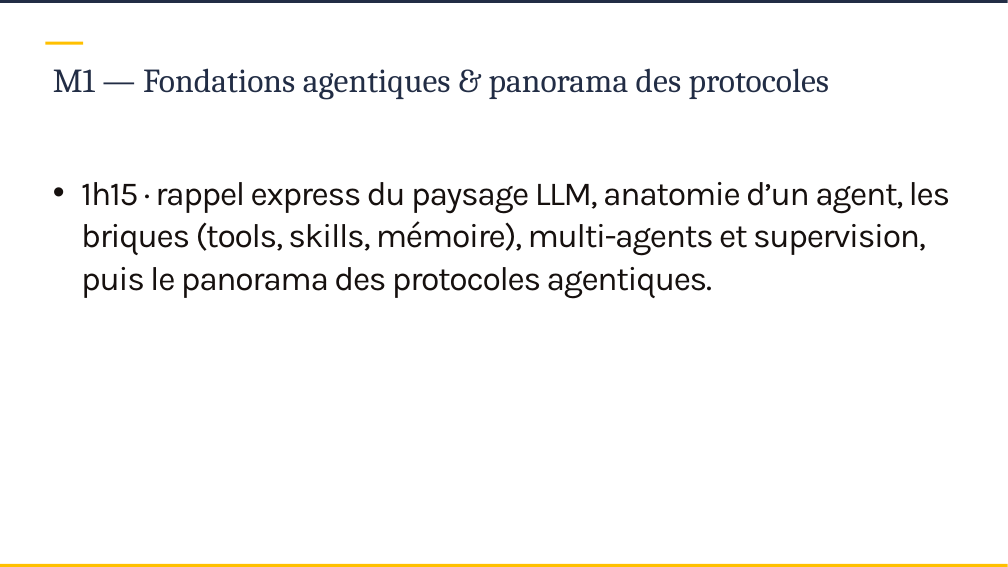
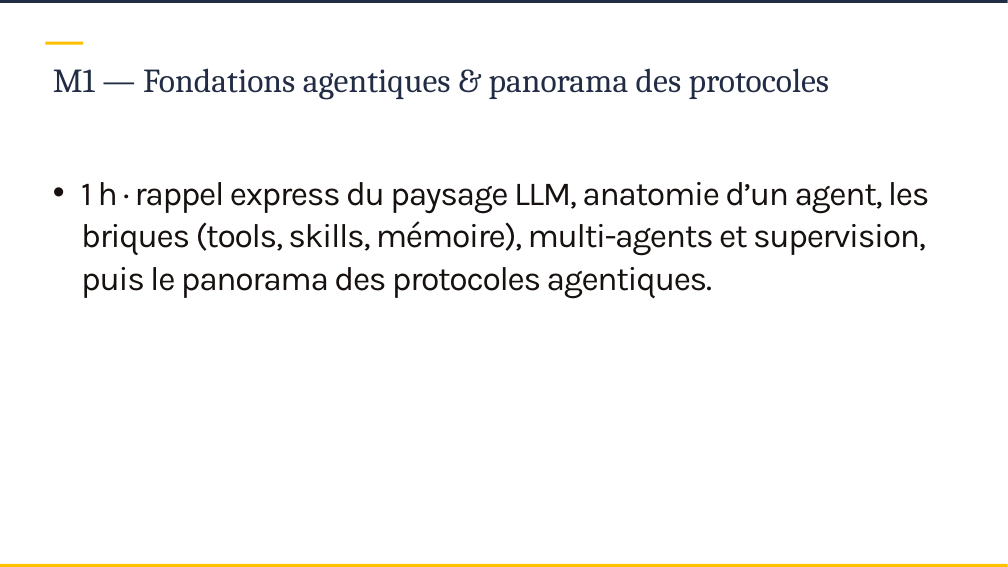
Before and after one commit to SCIAM-FR/formation-ia, a slide deck: slide 13 of slides/Support_formation_SCIAM.pptx. Drawn at 1008x567 pixels with LibreOffice and Linux fonts; fonts in the diff are those of the drawing; background and template pictures are left out. Boxes give left, top, right and bottom in pixels: in the first picture for what was removed or moved away, otherwise in the second. Text is boxed around its words. In the diff, an @@ line names an element or a change of style, - is before the commit and + after.

```diff
--- a/slides/Support_formation_SCIAM.pptx
+++ b/slides/Support_formation_SCIAM.pptx
@@ text at bbox=[81, 182, 930, 299]: text changed @@
-• 1h15 · rappel express du paysage LLM, anatomie d’un agent, les briques (tools, skills, mémoire), multi-agents et supervision, puis le panorama des protocoles agentiques.
+• 1 h · rappel express du paysage LLM, anatomie d’un agent, les briques (tools, skills, mémoire), multi-agents et supervision, puis le panorama des protocoles agentiques.
```
Also in this commit, not shown: 8 other slides changed, 11 other files.
